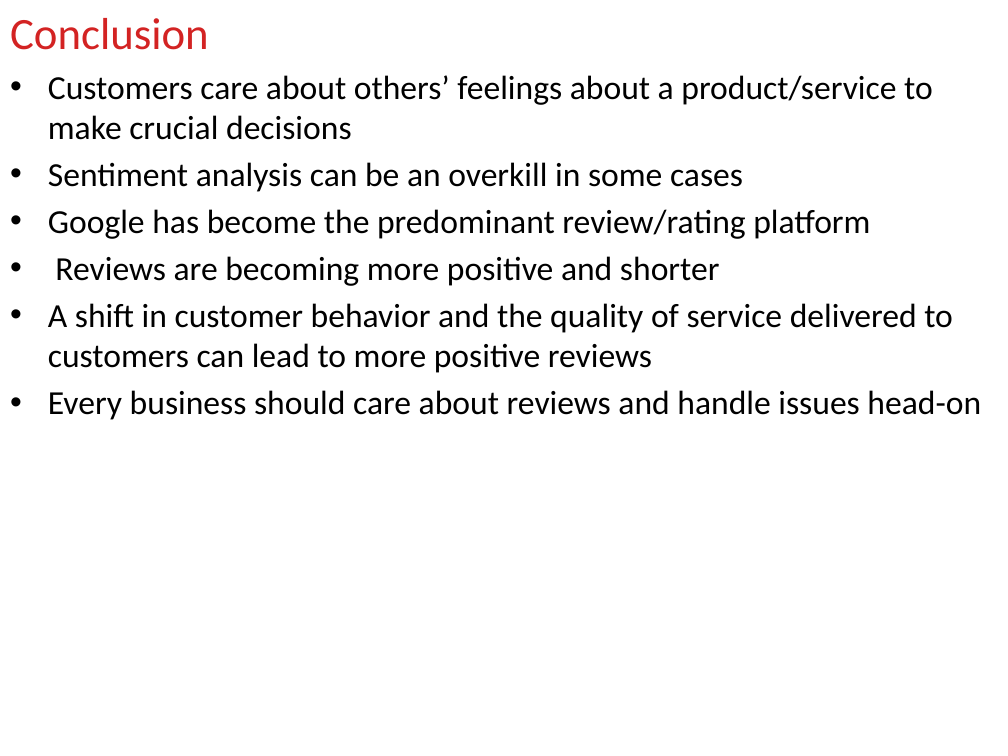
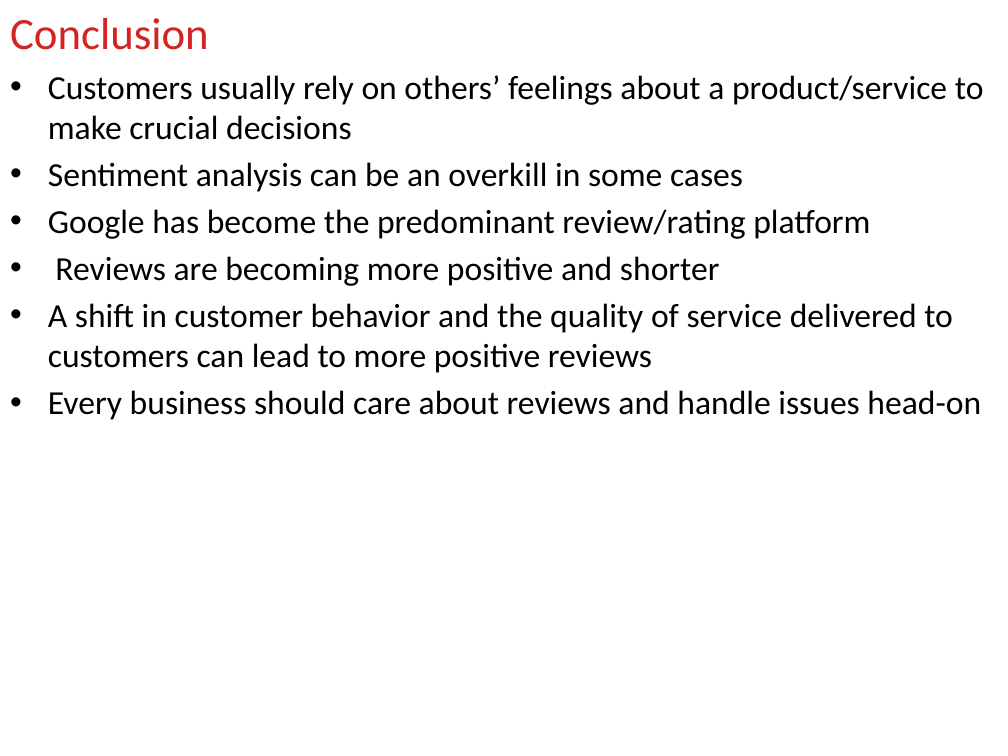
Before and after one commit to henryvalentine/MSDS2019, a slide deck: slide 15 of Classes/DATA 607/Data Science in context presentation/Online Reviews.pptx. Drawn at 1008x756 pixels with LibreOffice and Linux fonts; fonts in the diff are those of the drawing. Boxes give left, top, right and bottom in pixels: in the first picture for what was removed or moved away, otherwise in the second. Text is boxed around its words. In the diff, an @@ line names an element or a change of style, - is before the commit and + after.

```diff
--- a/Classes/DATA 607/Data Science in context presentation/Online Reviews.pptx
+++ b/Classes/DATA 607/Data Science in context presentation/Online Reviews.pptx
@@ text at box(48, 75, 984, 140): text changed @@
-• Customers care about others’ feelings about a product/service to make crucial decisions
+• Customers usually rely on others’ feelings about a product/service to make crucial decisions
```
Also in this commit, not shown: 1 other slide changed, 6 other files.
